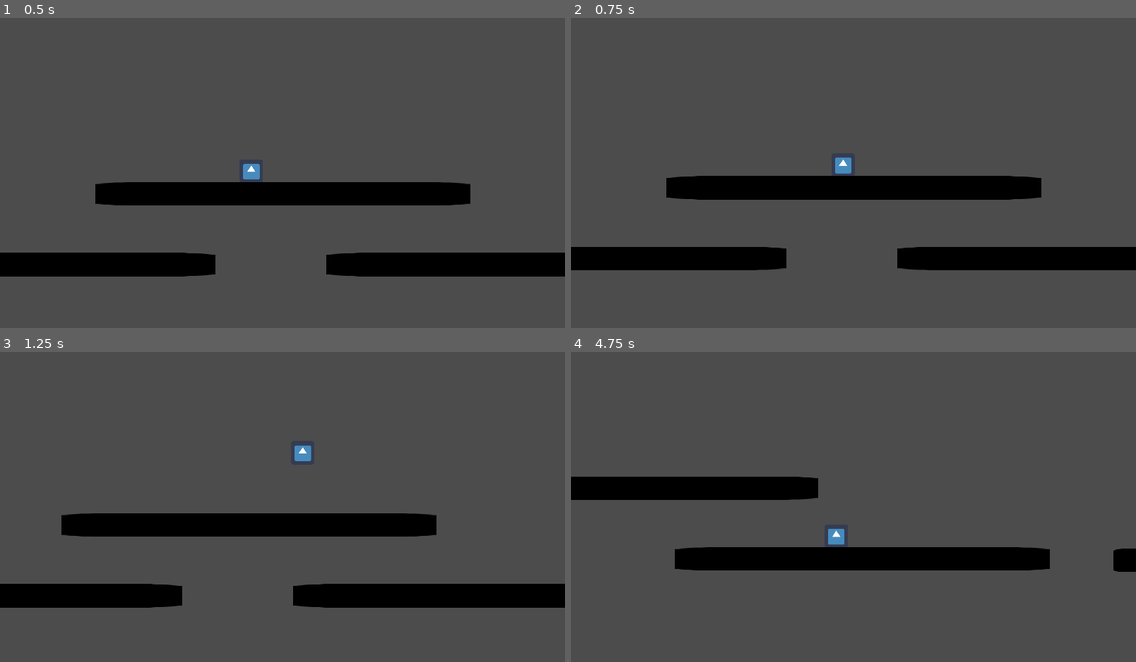
Above: before the commit, frames 1-4 (two rows, left to right).
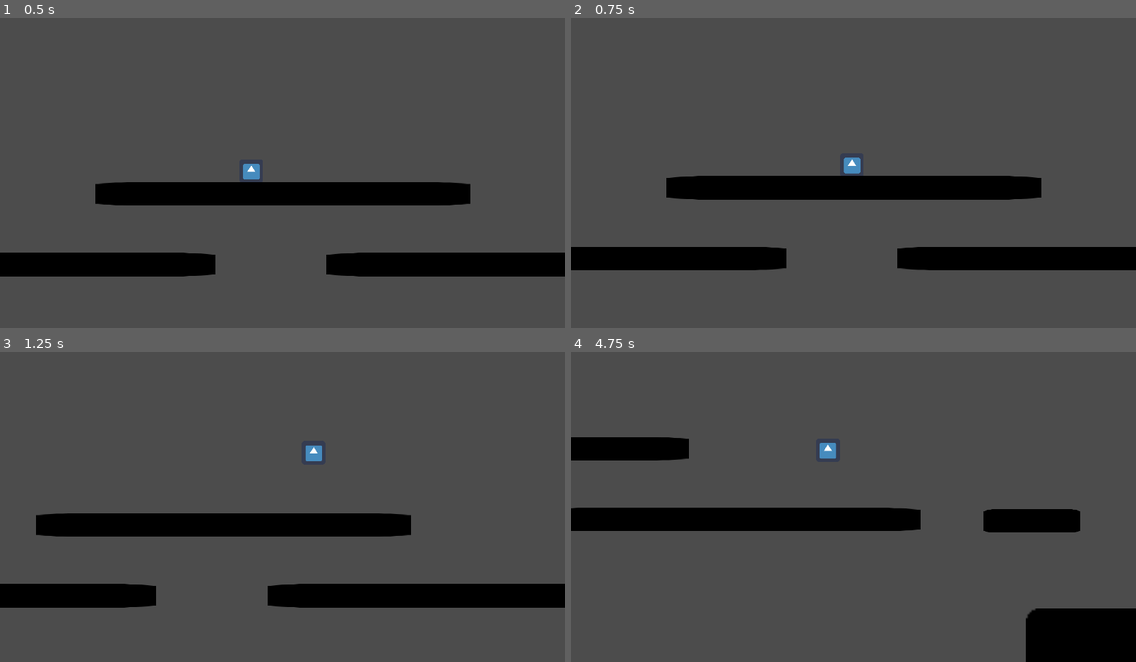
Above: after the commit, the same moments.

Repository: dodo3142/WinterGameJam
Game: Godot game, scene res://Scenes/TestLevel.tscn
The game is run twice, just before and just after one commit, with the same random seed, the same clock (stepped at 60 frames per second) and the same inputs. The engine's default icon, where the game draws it, is replaced by a stand-in: a white triangle on a blue panel in a dark square.
Inputs:
- Up to frame 1 (0.5 s): no input
- Up to frame 2 (0.75 s): hold Right (Right) from 0.53 s (still down)
- Up to frame 3 (1.25 s): keep holding Right (Right); tap Z (Jump) at 0.77 s
- Up to frame 4 (4.75 s): tap Z (Jump) at 1.52, 3.02, 3.77, 4.52 s; release Right (Right) at 2.03 s; hold Left (Left) 2.03-2.78 s; hold Right (Right) 2.78-4.28 s; hold Left (Left) from 4.28 s (still down)

Frame 1 is identical in both runs. In frame 2, 0.2% of the frame differs, in the area x 46-52%, y 45-51%; in frame 3, 1.6%; in frame 4, 20%, in the area x 0-100%, y 27-100%.

Commit message:
speed Change

Diff:
--- a/WinterGameJam/Scenes/Player.tscn
+++ b/WinterGameJam/Scenes/Player.tscn
@@ -9,7 +9,7 @@
 
 [node name="Player" type="KinematicBody2D"]
 script = ExtResource( 2 )
-Speed = 350
+Speed = 500
 JumpForce = -1000
 
 [node name="Sprite" type="Sprite" parent="."]
